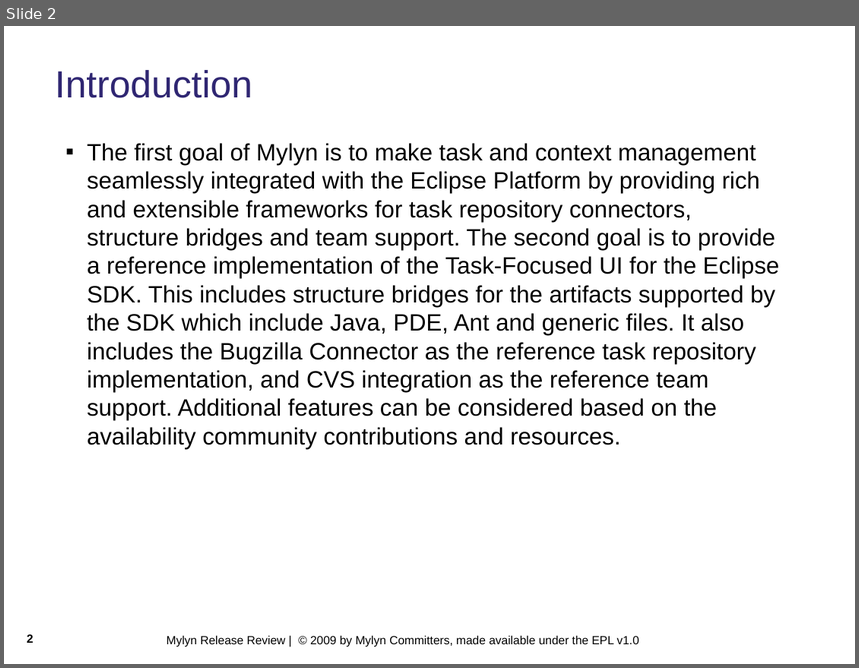
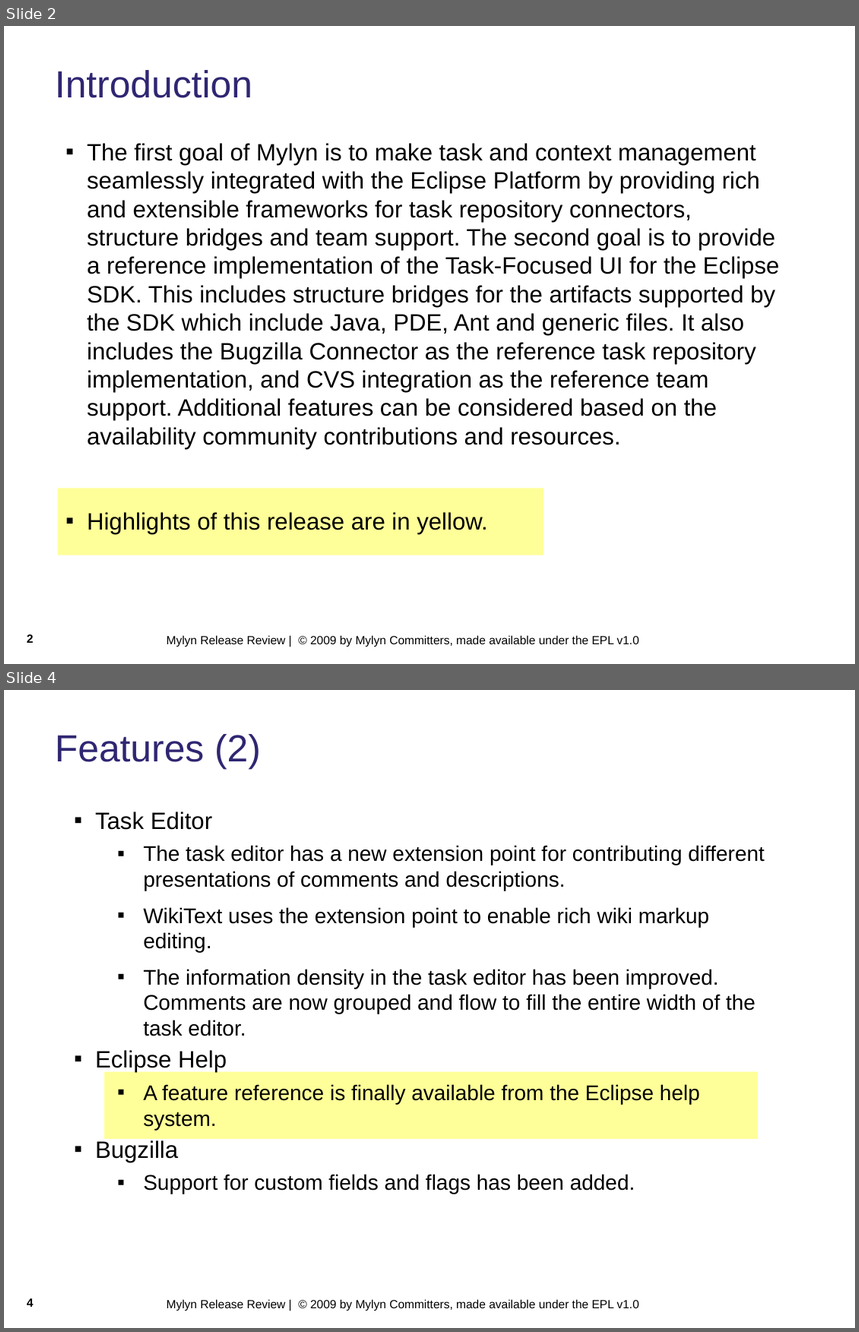
Before and after one commit to eclipse-mylyn/mylyn-website, a slide deck: publications/2009-03-mylyn-3.1-release-review.ppt. Shown one above the other, each under a label of ours: slide 2 before the commit, slides 2 and 4 after it; the slides between them are not shown. The pictures are 859x668 and 859x1332 pixels, drawn with LibreOffice and Linux fonts; fonts in the diff are those of the drawing; background and template pictures are left out. Boxes give left, top, right and bottom in pixels: in the first picture for what was removed or moved away, otherwise in the second. Text is boxed around its words. In the diff, an @@ line names an element or a change of style, - is before the commit and + after.

```diff
--- a/publications/2009-03-mylyn-3.1-release-review.ppt
+++ b/publications/2009-03-mylyn-3.1-release-review.ppt
@@ slide 4 added at [4, 690, 855, 1328], background #FFFFFF; not listed: 1 template element that a slide beside it also shows @@
@@ text added at [55, 734, 261, 769], 32 pt, text #2F2672 @@
+Features (2)
@@ text added at [95, 812, 765, 1195], 18 pt, text #000000 @@
+▪ Task Editor
+  ▪ The task editor has a new extension point for contributing different presentations of comments and descriptions.
+  ▪ WikiText uses the extension point to enable rich wiki markup editing.
+  ▪ The information density in the task editor has been improved. Comments are now grouped and flow to fill the entire width of the task editor.
+▪ Eclipse Help
+  ▪ A feature reference is finally available from the Eclipse help system.
+▪ Bugzilla
+  ▪ Support for custom fields and flags has been added.
@@ rectangle added at [104, 1072, 758, 1139], fill #FFFF99 @@
@@ page number added at [27, 1299, 34, 1307], 10 pt, text #000000, bold @@
+4
@@ slide 2 changed as well @@
@@ rectangle added at [58, 488, 544, 556], fill #FFFF99 @@
```
Also in this commit, not shown: 13 other slides changed, 2 other slides added, 1 slide removed.
